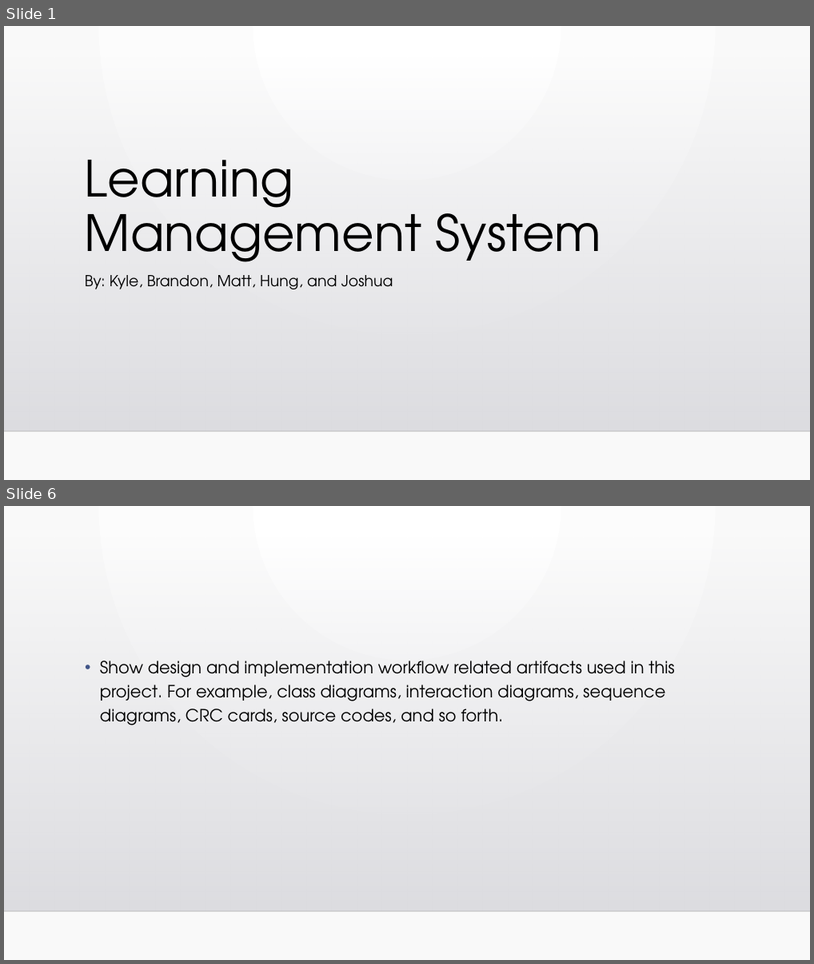
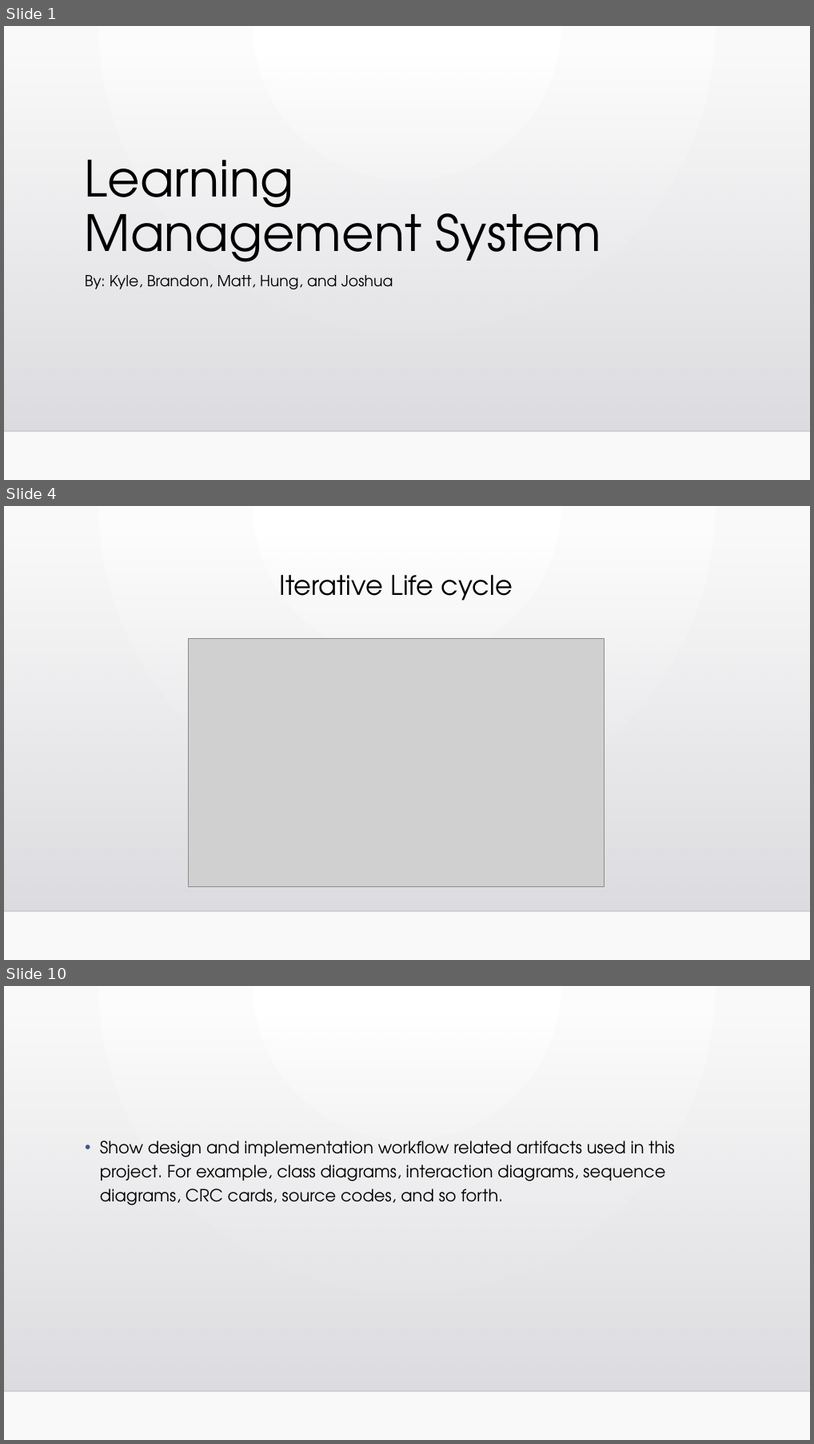
Before and after one commit to KVessey/SoftwareEngineeringLMS, a slide deck: Learning Management System project.pptx. Shown one above the other, each under a label of ours: slides 1 and 6 before the commit, slides 1, 4 and 10 after it; the slides between them are not shown. The pictures are 814x964 and 814x1444 pixels, drawn with LibreOffice and Linux fonts; fonts in the diff are those of the drawing; grey boxes stand for pictures; background and template pictures are left out. Boxes give left, top, right and bottom in pixels: in the first picture for what was removed or moved away, otherwise in the second. Text is boxed around its words. In the diff, an @@ line names an element or a change of style, - is before the commit and + after.

```diff
--- a/Learning Management System project.pptx
+++ b/Learning Management System project.pptx
@@ slide 4 added at <box>4,506,810,960</box>, background gradient #FFFFFF to #FAFAFA; not listed: 2 template elements that a slide beside it also shows @@
@@ title added at <box>279,575,513,600</box>, 32 pt, text #000000 @@
+Iterative Life cycle
@@ picture added at <box>188,639,605,886</box> @@
@@ what was slide 6 is now slide 10 @@
```
Also in this commit, not shown: 5 slides changed, 4 other slides added.
